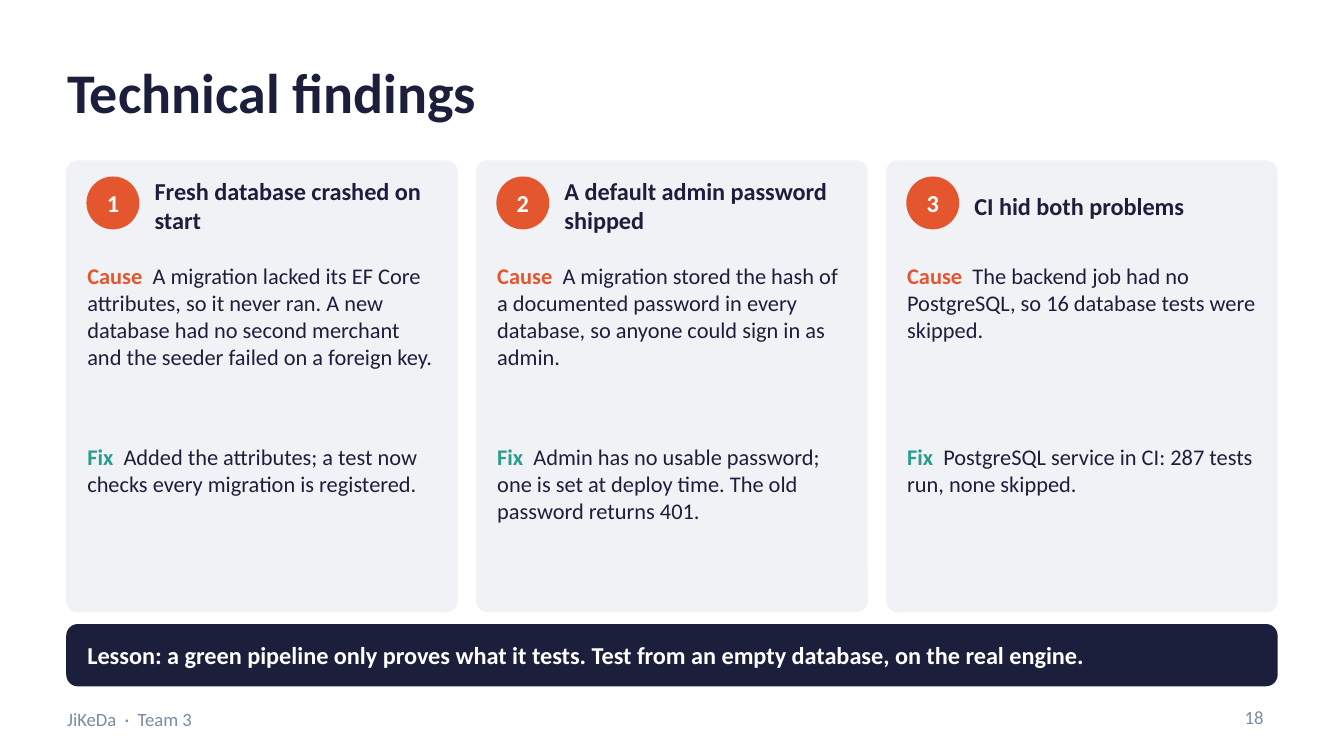
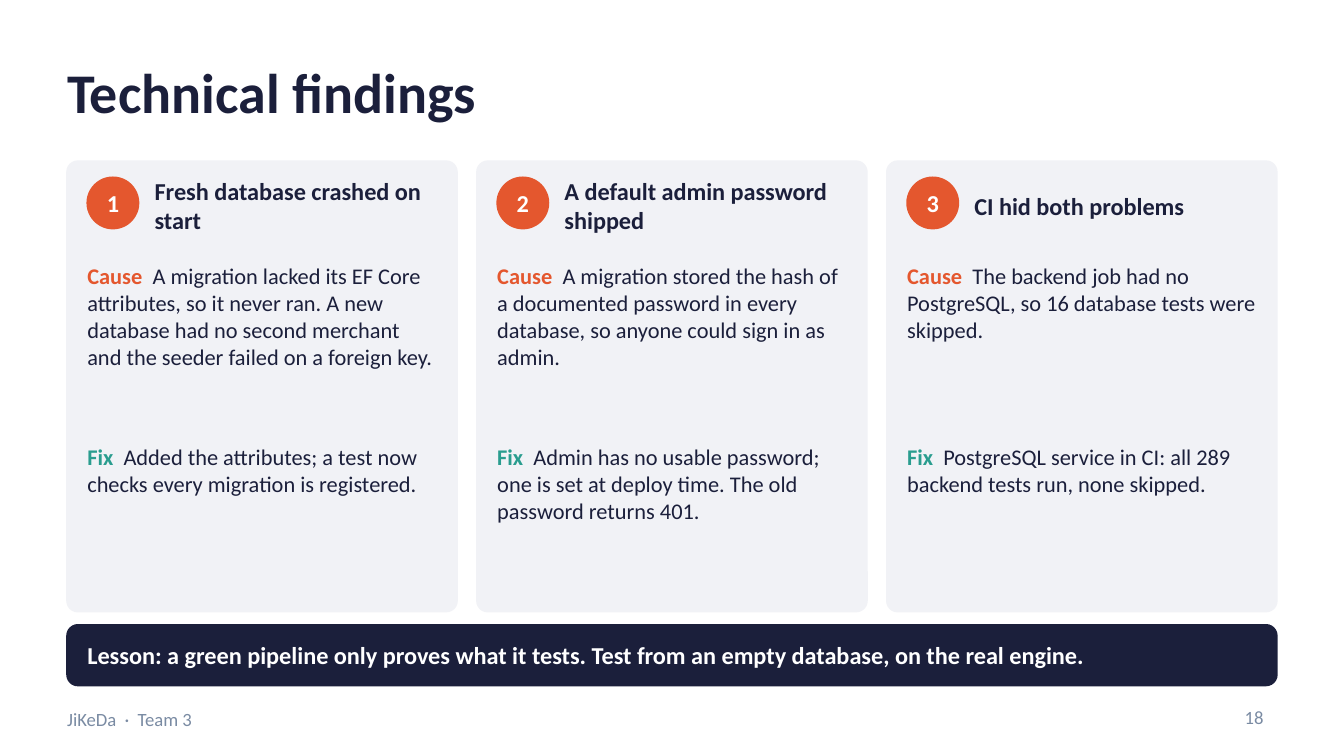
Before and after one commit to Friedriceee/5001, a slide deck: slide 18 of docs/presentation/JiKeDa_Team3_Presentation.pptx. Drawn at 1344x756 pixels with LibreOffice and Linux fonts; fonts in the diff are those of the drawing. Boxes give left, top, right and bottom in pixels: in the first picture for what was removed or moved away, otherwise in the second. Text is boxed around its words. In the diff, an @@ line names an element or a change of style, - is before the commit and + after.

```diff
--- a/docs/presentation/JiKeDa_Team3_Presentation.pptx
+++ b/docs/presentation/JiKeDa_Team3_Presentation.pptx
@@ text at (x1=907, y1=449, x2=1230, y2=496): text changed @@
-Fix PostgreSQL service in CI: 287 tests run, none skipped.
+Fix PostgreSQL service in CI: all 289 backend tests run, none skipped.
```
Also in this commit, not shown: 8 other slides changed, 1 slide added, 2 other files.
